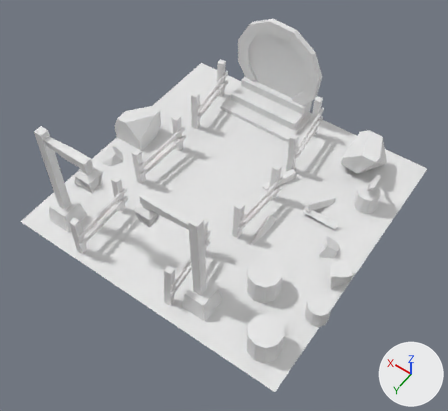
An edit to the glTF model 38-portalscene-importing-and-optimizing-the-scene/public/resources/portal.glb, drawn before and after from the same camera.
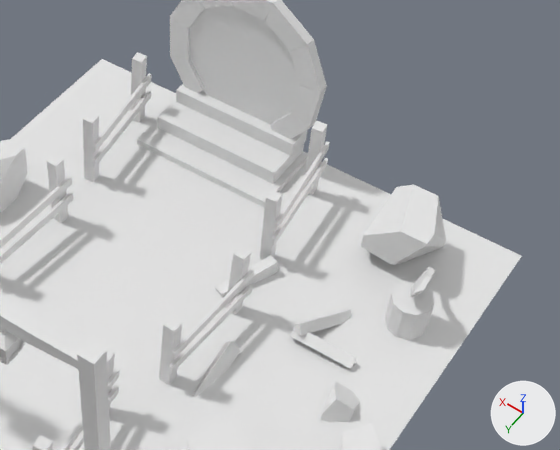
There are two pictures of each version: one whole from a 50 mm lens placed at (-3.35, 4.34, 6.6), pointed at (-0.51, 0.36, 0.35), one close up on the part from 33% to 100% of the width and 8% to 67% of the height. Lighting does not change. The marker at lower right points along +X, +Y and +Z. Where no turn or scale is listed for an object, it has been applied to the vertices. Vertices at the same position are counted once.

Objects in the first close-up: 'baked', 'portalLight'.
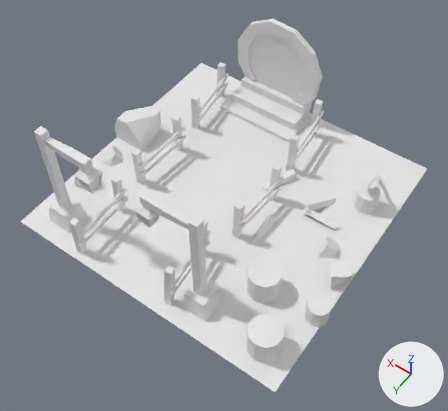
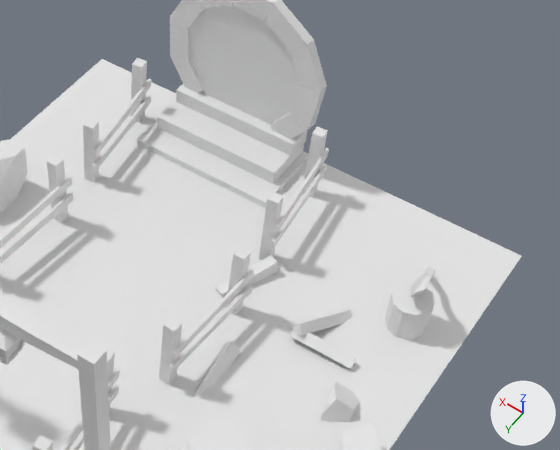
What the commit changed:
me_plane_002 is used by ob_baked; location (-0.301, -0.086, -0.025).
me_plane_002 had 722 vertices, 1081 faces and spanned x -2.04..2.0, y -2.0..2.0, z -0.16..1.64.
me_plane_002 now has 706 vertices, 1055 faces and spans x -24.01..2.34, y -19.5..6.6, z -10.91..0.82.
me_plane_002 part 1: the loose piece of 30 vertices spanning x -1.66..-1.54, y -1.08..-0.78, z 0.3..0.59 is multiplied about its middle by the matrix ((-6.524, 0.0, 0.0), (0.0, -6.524, 0.0), (0.0, 0.0, -6.524)), then moved by (1.1, 0.56, -3.56).
me_plane_002 part 2: 500 vertices added at x -24.01..2.28, y -19.5..6.6, z -10.91..0.82.
Object 'baked' (ob_baked) moves from (-0.301, -0.086, -0.025) to (-1.979, -1.074, -0.057).
Object 'baked' (ob_baked) is rescaled from (1.0, 1.0, 1.0) to (-0.153, -0.153, -0.153).

Changed parts and their boxes [x1, y1, x2, y2] in the close-ups (560 x 450 px; the box of a moved part takes in the faces that stretch with it):
'baked', reshaped, moved, rescaled: [0, 0, 522, 450] in both
part 1 of me_plane_002, moved or reshaped: [410, 266, 436, 298] in both
part 2 of me_plane_002, added: after [0, 0, 522, 450]
